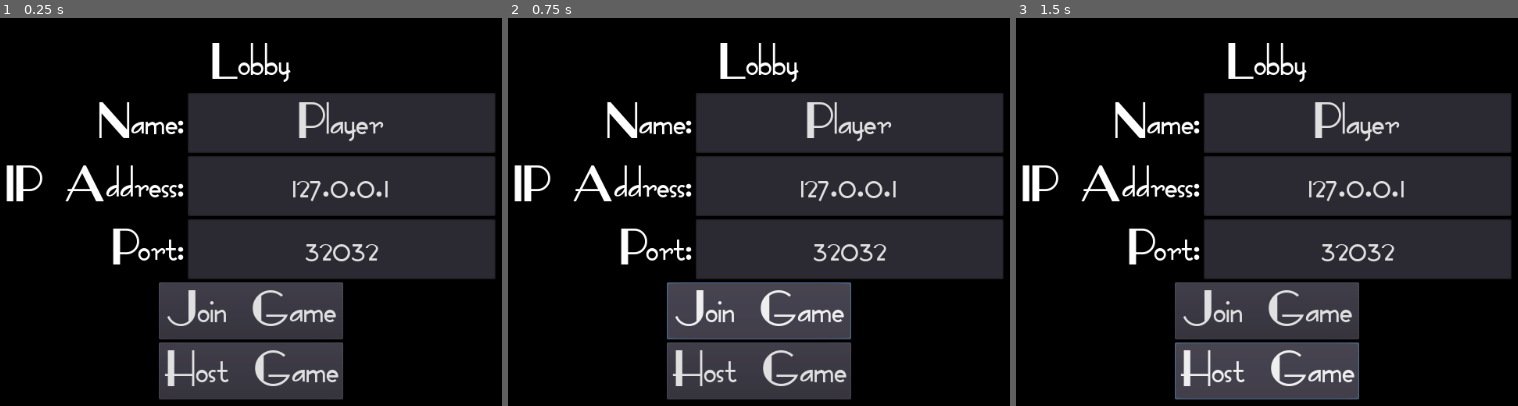
Above: before the commit, frames 1-3 (left to right).
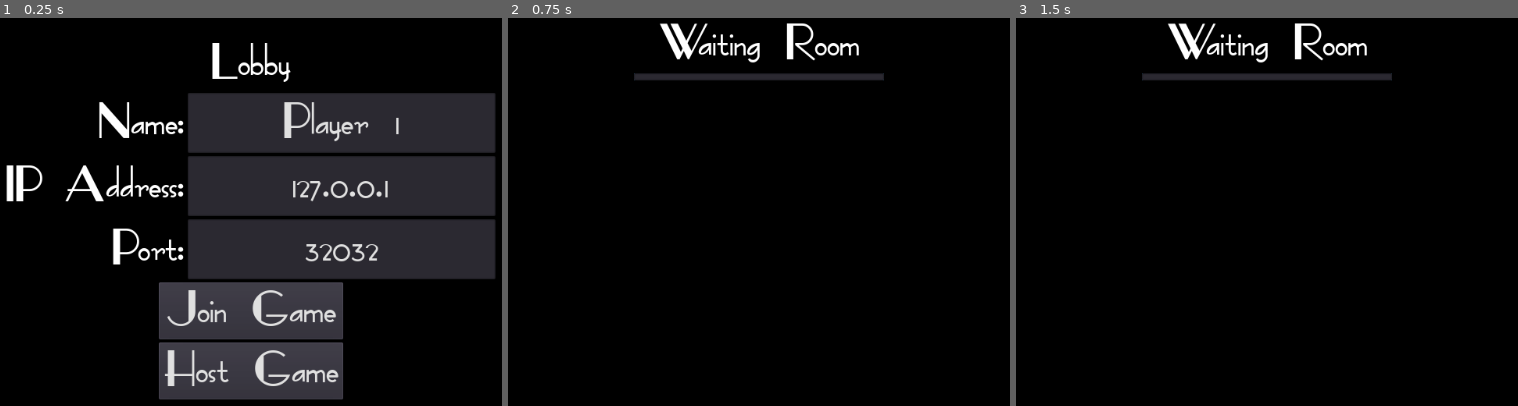
Above: after the commit, the same moments.

Repository: Ifouche/GodotGetaway
Game: Godot game, scene res://Lobby/Lobby.tscn
Same seed, same stepped clock (60 frames per second), same inputs: the game is played once before the commit and once after it.
Inputs:
- Up to frame 1 (0.25 s): no input
- Up to frame 2 (0.75 s): click "Join Game" at 0.5 s
- Up to frame 3 (1.5 s): click "Host Game" at 1.25 s

The runs differ from the first frame. In frame 1, 0.8% of the frame differs, in the area x 56-80%, y 21-32%; in frame 2, 44%, in the area x 1-99%, y 1-99%; in frame 3, 44%.

Commit message:
Adding Lobby and Save mechanics

Diff:
--- a/Lobby/Lobby.gd
+++ b/Lobby/Lobby.gd
@@ -1,8 +1,31 @@
 extends Control
 
-func _on_JoinGameButton_pressed():
+onready var nameTextBox = $VBoxContainer/CenterContainer/HBoxContainer/NameTextBox;
+onready var portTextBox = $VBoxContainer/CenterContainer/HBoxContainer/PortTextBox;
+onready var ipTextBox = $VBoxContainer/CenterContainer/HBoxContainer/IPTextBox;
+onready var waitingRoom = $WaitingRoom;
+
+func _ready() -> void:
+	nameTextBox.text = Save.save_data["playerName"];
+
+func _on_JoinGameButton_pressed() -> void:
+	set_player_info();
 	Network.connect_to_server();
+	create_waiting_room();
 
 
-func _on_HostGameButton_pressed():
+func _on_HostGameButton_pressed() -> void:
+	set_player_info();
 	Network.create_server();
+	create_waiting_room();
+
+
+func set_player_info() -> void:
+	Save.save_data["playerName"] = nameTextBox.text;
+	Network.selected_IP = ipTextBox.text;
+	Network.selected_port = int(portTextBox.text);
+	Save.save_game_data();
+
+func create_waiting_room() -> void:
+	waitingRoom.popup_centered();
+	waitingRoom.refresh_players(Network.players);
--- a/Lobby/Lobby.tscn
+++ b/Lobby/Lobby.tscn
@@ -117,8 +117,7 @@
 margin_bottom = 150.0
 text = "Host Game"
 
-[node name="WaitingRoom" parent="." instance=ExtResource( 2 )]
-visible = false
+[node name="WaitingRoom" parent="." groups=["waitingRoom"] instance=ExtResource( 2 )]
 
 [connection signal="pressed" from="VBoxContainer/CenterContainer2/VBoxContainer/JoinGameButton" to="." method="_on_JoinGameButton_pressed"]
 [connection signal="pressed" from="VBoxContainer/CenterContainer2/VBoxContainer/HostGameButton" to="." method="_on_HostGameButton_pressed"]
--- /dev/null
+++ b/Lobby/WaitingRoom.gd
@@ -0,0 +1,12 @@
+extends Popup
+
+onready var playerList = $VBoxContainer/CenterContainer/ItemList;
+
+func _ready() -> void:
+	playerList.clear();
+
+func refresh_players(players) -> void:
+	playerList.clear();
+	for player_id in players:
+		var player = players[player_id]["playerName"];
+		playerList.add_item(player, null, false);
--- a/Lobby/WaitingRoom.tscn
+++ b/Lobby/WaitingRoom.tscn
@@ -1,9 +1,11 @@
-[gd_scene format=2]
+[gd_scene load_steps=2 format=2]
+
+[ext_resource path="res://Lobby/WaitingRoom.gd" type="Script" id=1]
 
 [node name="WaitingRoom" type="Popup"]
-visible = true
 anchor_right = 1.0
 anchor_bottom = 1.0
+script = ExtResource( 1 )
 
 [node name="ColorRect" type="ColorRect" parent="."]
 anchor_right = 1.0
@@ -27,8 +29,9 @@
 
 [node name="ItemList" type="ItemList" parent="VBoxContainer/CenterContainer"]
 margin_left = 352.0
+margin_top = 22.0
 margin_right = 672.0
-margin_bottom = 45.0
+margin_bottom = 22.0
 rect_min_size = Vector2( 320, 0 )
 items = [ "Player 1", null, false, "Player 2", null, false ]
 auto_height = true
--- a/Networking/Network.gd
+++ b/Networking/Network.gd
@@ -5,40 +5,53 @@
 const MAX_PLAYERS:int = 4;
 const SERVER_ID:int = 1;
 
-var local_player_id : int;
+var local_player_id: int;
+var selected_port:int = DEFAULT_PORT;
+var selected_IP:String = DEFAULT_IP;
+
+sync var players:Dictionary = {};
+sync var player_data:Dictionary = {};
 
 signal player_disconnected;
 signal server_disconnected;
 
-func _connected_to_server():
-	rpc("_send_player_info", local_player_id);
+func _add_to_player_list() -> void:
+	local_player_id = get_tree().get_network_unique_id();
+	player_data = Save.save_data;
+	players[local_player_id] = player_data;
 
-remote func _send_player_info(id:int):
+func _connected_to_server() -> void:
+	print("Connected to server")
+	_add_to_player_list();
+	rpc("_send_player_info", local_player_id, player_data);
+
+remote func _send_player_info(id:int, player_info:Dictionary) -> void:
+	players[id] = player_info;
 	if get_tree().is_network_server():
-		print(str(id) + " has connected");
+		rset("players", players);
+		rpc("update_waiting_room");
 
-func _on_player_connected(id:int):
+func _on_player_connected(id:int) -> void:
 	if not get_tree().is_network_server():
 		print(str(id) + " has connected");
 
-func _ready():
+func _ready() -> void:
 	get_tree().connect("network_peer_disconnected", self, "_on_player_disconnected");
 	get_tree().connect("network_peer_connected", self, "_on_player_connected");
 
-func set_local_player_id():
-	local_player_id = get_tree().get_network_unique_id();
+func create_server() -> void:
+	var peer = NetworkedMultiplayerENet.new();
+	peer.create_server(selected_port, MAX_PLAYERS);
+	get_tree().set_network_peer(peer);
+	_add_to_player_list();
+	print("Server has been created");
 
-func create_server():
-	var peer = NetworkedMultiplayerENet.new();
-	peer.create_server(DEFAULT_PORT, MAX_PLAYERS);
-	get_tree().set_network_peer(peer);
-	set_local_player_id();
-	print("Server has been created");
-	print("Local player id: " + str(local_player_id));
-
-func connect_to_server():
+func connect_to_server() -> void:
 	var peer = NetworkedMultiplayerENet.new();
 	get_tree().connect("connected_to_server", self, "_connected_to_server")
-	peer.create_client(DEFAULT_IP, DEFAULT_PORT);
+	peer.create_client(selected_IP, selected_port);
 	get_tree().set_network_peer(peer);
-	set_local_player_id();
+
+
+sync func update_waiting_room():
+	get_tree().call_group("waitingRoom", "refresh_players", players);
--- /dev/null
+++ b/SaveGame/Save.gd
@@ -0,0 +1,22 @@
+extends Node
+
+const SAVEGAMEFILE = "user://Savegame.json";
+
+var save_data = {"playerName": "Player 1"};
+
+func _ready() -> void:
+	get_save_data();
+
+func get_save_data() -> void:
+	var file = File.new();
+	if file.file_exists(SAVEGAMEFILE):
+		file.open(SAVEGAMEFILE, File.READ);
+		var content = file.get_as_text();
+		save_data = parse_json(content);
+		file.close();
+
+func save_game_data() -> void:
+	var file = File.new();
+	file.open(SAVEGAMEFILE, File.WRITE);
+	file.store_line(to_json(save_data));
+	file.close();
--- a/project.godot
+++ b/project.godot
@@ -17,6 +17,7 @@
 [autoload]
 
 Network="*res://Networking/Network.gd"
+Save="*res://SaveGame/Save.gd"
 
 [physics]
 
